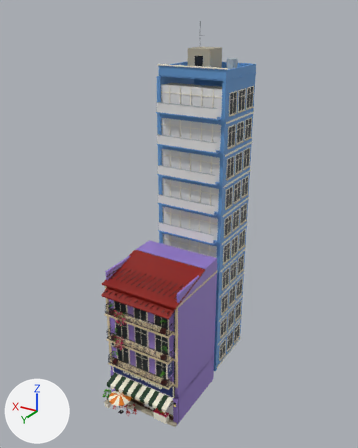
The FBX model Assets/PhoViet/Art/Streets/PV_StreetShop10_Petshop.fbx, before and after one commit.
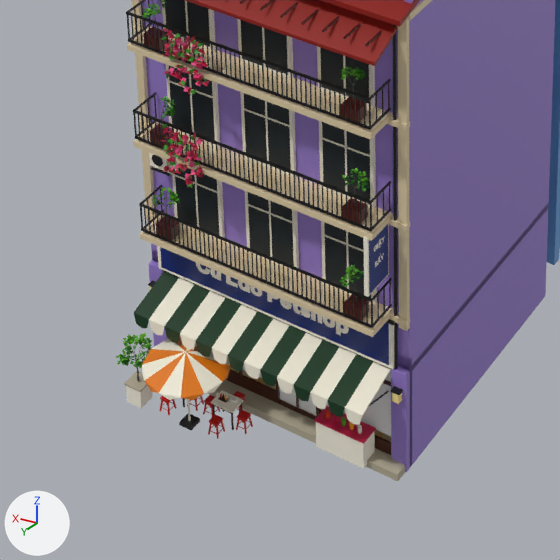
Each version appears first whole from a camera (50 mm lens) standing at (-24.1, 36.9, 38.7) and looking at (-0.2, -2.9, 18.8), and next in a close-up on the part from 20% to 61% of the width and 68% to 100% of the height. Lighting does not change. The marker at lower left points along +X, +Y and +Z. The last two pictures show the newer version. Objects named as collision shapes, trigger or cutter boxes, shadow casters or lower levels of detail are left out. Where no turn or scale is listed for an object, it has been applied to the vertices. Vertices at exactly the same position are counted once.

Names of what the first close-up shows: 'PV_StreetShop10_Petshop_LOD0'.
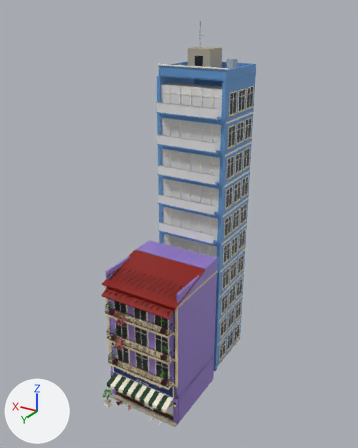
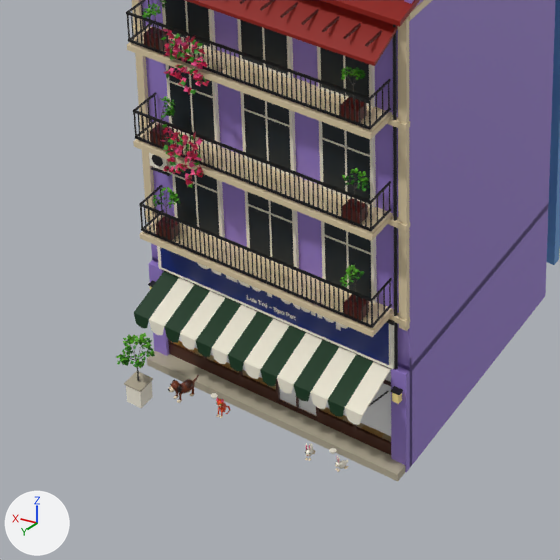
Changed parts and their boxes [x1, y1, x2, y2] in the close-ups (560 x 560 px):
part 1 of me_pv_streetshop10_petshop_lod0, deleted
    before: [142, 224, 389, 469]
part 2 of me_pv_streetshop10_petshop_lod0, reshaped
    before: [182, 262, 349, 430]
    after: [168, 263, 348, 472]

Diff of the bpy script that builds the scene:
```diff
--- a/Assets/PhoViet/Art/Streets/PV_StreetShop10_Petshop.fbx.py
+++ b/Assets/PhoViet/Art/Streets/PV_StreetShop10_Petshop.fbx.py
@@ me_pv_streetshop10_petshop_lod0 @@
 # used by ob_pv_streetshop10_petshop_lod0; location = (0.0, 0.0, 0.0)
-me_pv_streetshop10_petshop_lod0.from_pydata(...)  # 21165 vertices, 16226 faces; spans x -4.2..4.2, y -12.5..6.8, z 0.0..37.8
+me_pv_streetshop10_petshop_lod0.from_pydata(...)  # 23996 vertices, 20123 faces; spans x -4.2..4.2, y -12.5..6.2, z 0.0..37.8
+# me_pv_streetshop10_petshop_lod0 part 1: 160 loose pieces with 1611 vertices, spanning x -3.6..3.3, y 0.5..6.8, z 0.0..8.0, are deleted
+# me_pv_streetshop10_petshop_lod0 part 2: 34 vertices moved within x -2.3..2.3, y 4.1..5.2, z 0.5..4.3; 316 vertices removed from x -2.5..3.0, y 0.8..5.2, z 0.0..4.4; 4732 vertices added at x -3.0..3.0, y 0.7..5.5, z 0.2..4.6
+# other edits to the shape of me_pv_streetshop10_petshop_lod0 do not show in these pictures
 me_pv_streetshop10_petshop_lod0.materials.append(mat_pv_streetatlas)
```
